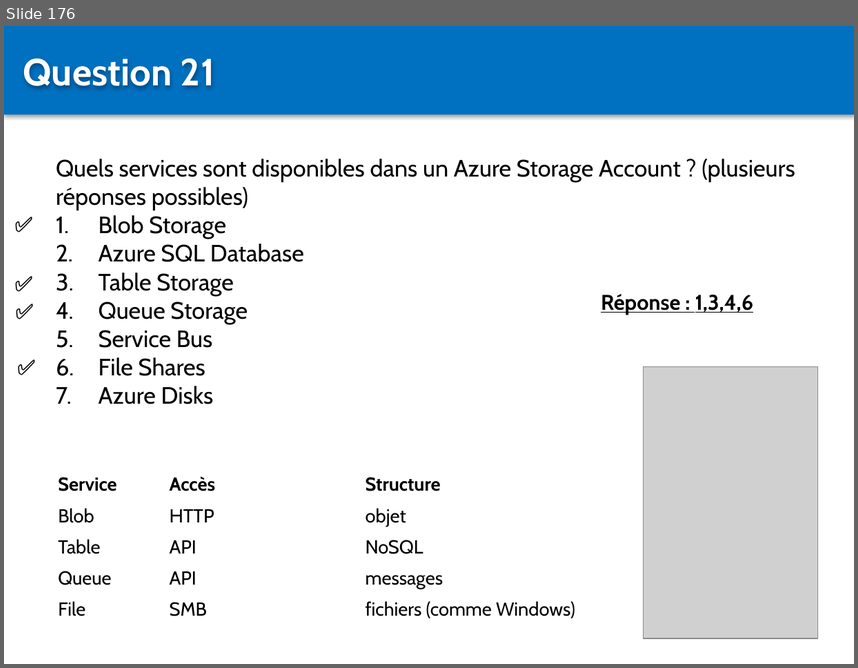
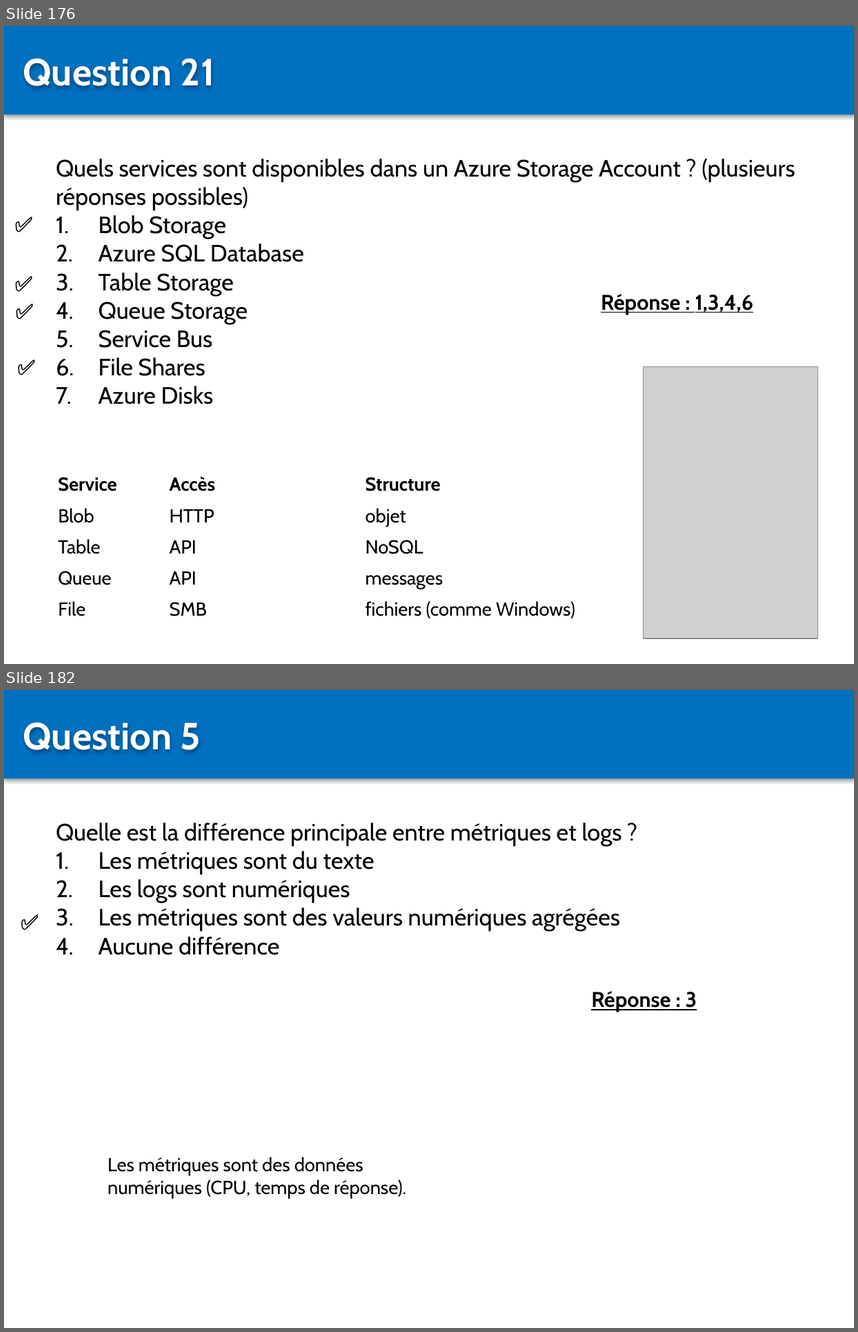
Before and after one commit to Sybaris-Classroom/az-204, a slide deck: Quiz/Quiz.pptx. Shown one above the other, each under a label of ours: slide 176 before the commit, slides 176 and 182 after it; the slides between them are not shown. The pictures are 858x668 and 858x1332 pixels, drawn with LibreOffice and Linux fonts; fonts in the diff are those of the drawing; grey boxes stand for pictures. Boxes give left, top, right and bottom in pixels: in the first picture for what was removed or moved away, otherwise in the second. Text is boxed around its words. In the diff, an @@ line names an element or a change of style, - is before the commit and + after.

```diff
--- a/Quiz/Quiz.pptx
+++ b/Quiz/Quiz.pptx
@@ slide 182 added at [4,690,854,1328], background #FFFFFF @@
@@ rectangle added at [4,690,854,778], fill #0070C0 @@
@@ text added at [23,722,201,752], 32 pt, text #FFFFFF, bold @@
+Question 5
@@ text added at [56,822,622,955], 20 pt, text #000000 @@
+Quelle est la différence principale entre métriques et logs ?
+1. Les métriques sont du texte
+2. Les logs sont numériques
+3. Les métriques sont des valeurs numériques agrégées
+4. Aucune différence
@@ text added at [12,904,63,938], 18 pt, text #000000, bold @@
+✅
@@ text added at [591,991,697,1012], 18 pt, text #000000, bold, underline @@
+Réponse : 3
@@ text added at [107,1156,406,1198], 16 pt, text #000000 @@
+Les métriques sont des données numériques (CPU, temps de réponse).
```
Also in this commit, not shown: 1 slide changed, 22 other slides added, 6 other files.
